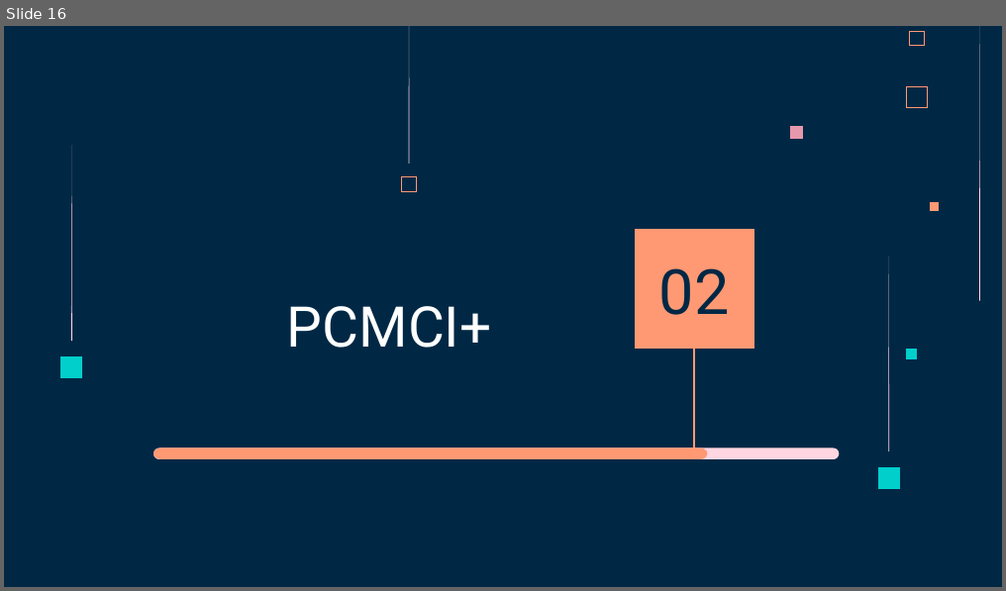
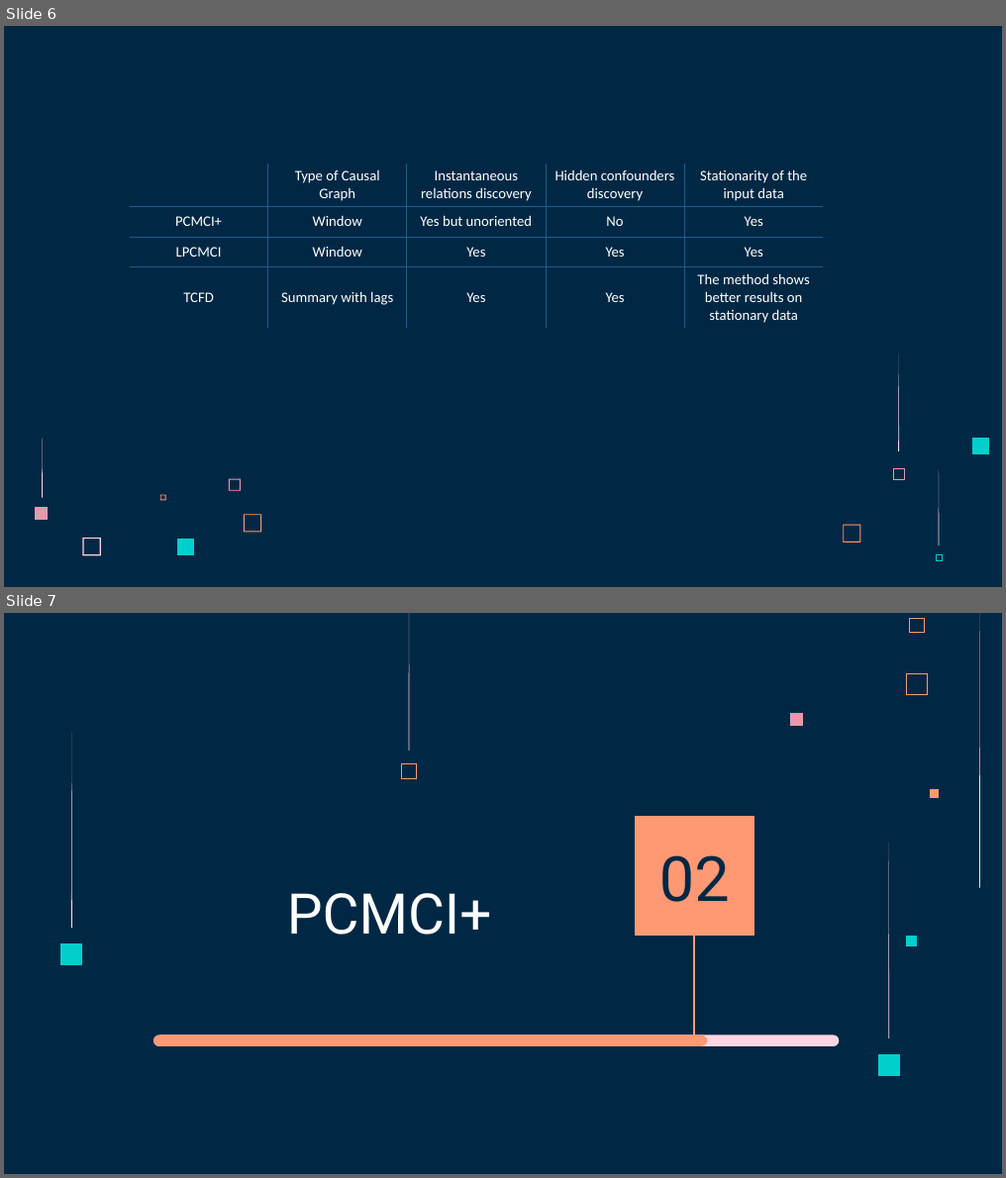
Before and after one commit to Flopp88/Causal-Analysis-of-Time-Series, a slide deck: Présentations/Présentation6.pptx. Shown one above the other, each under a label of ours: slide 16 before the commit, slides 6 and 7 after it. The pictures are 1006x591 and 1006x1178 pixels, drawn with LibreOffice and Linux fonts; fonts in the diff are those of the drawing. Boxes give left, top, right and bottom in pixels: in the first picture for what was removed or moved away, otherwise in the second. Text is boxed around its words. In the diff, an @@ line names an element or a change of style, - is before the commit and + after.

```diff
--- a/Présentations/Présentation6.pptx
+++ b/Présentations/Présentation6.pptx
@@ slide 6 added at (4,26,1002,587), background #002845 @@
@@ table added at (129,164,822,450), 4 rows, 5 columns @@
+ | Type of Causal Graph | Instantaneous relations discovery | Hidden confounders discovery | Stationarity of the input data
+PCMCI+ | Window | Yes but unoriented | No | Yes
+LPCMCI | Window | Yes | Yes | Yes
+TCFD | Summary with lags | Yes | Yes | The method shows better results on stationary data
@@ freeform shape added at (899,354,899,452), fill #FFD6E1 @@
@@ freeform shape added at (42,438,43,498), fill #FFD6E1 @@
@@ freeform shape added at (972,438,989,455), fill #00CFCC @@
@@ freeform shape added at (893,469,904,478), outline #E898AC 0.23 pt @@
@@ freeform shape added at (939,470,939,546), fill #FFD6E1 @@
@@ freeform shape added at (160,494,166,500), fill #FF9973 @@
@@ freeform shape added at (229,478,241,491), fill #E898AC @@
@@ freeform shape added at (35,507,49,521), fill #E898AC @@
@@ freeform shape added at (244,514,261,532), fill #FF9973 @@
@@ freeform shape added at (844,525,861,543), fill #FF9973 @@
@@ freeform shape added at (82,538,101,556), fill #FFD6E1 @@
@@ freeform shape added at (177,539,194,556), fill #00CFCC @@
@@ freeform shape added at (936,555,942,561), outline #00CFCC 0.23 pt @@
@@ what was slide 16 is now slide 7 @@
```
Also in this commit, not shown: 19 slides changed, 1 other slide added, 3 slides removed, 4 other files.
